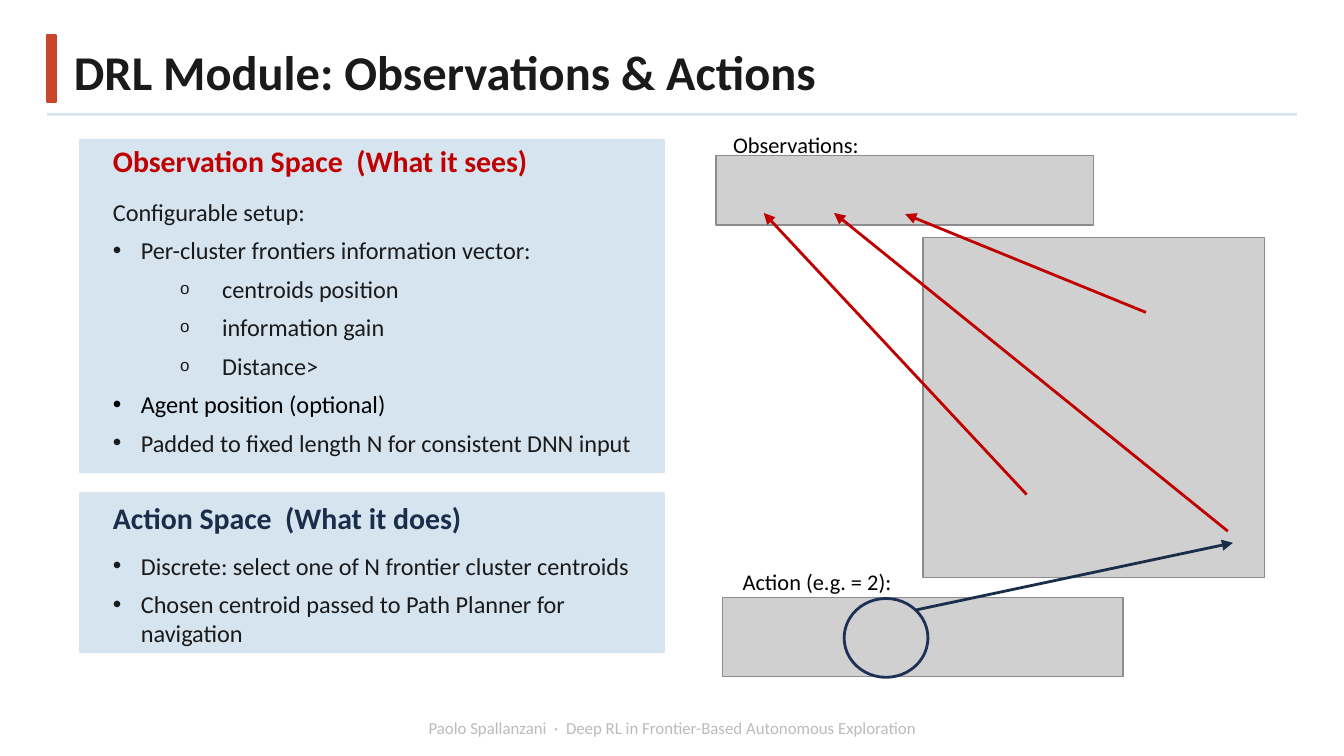
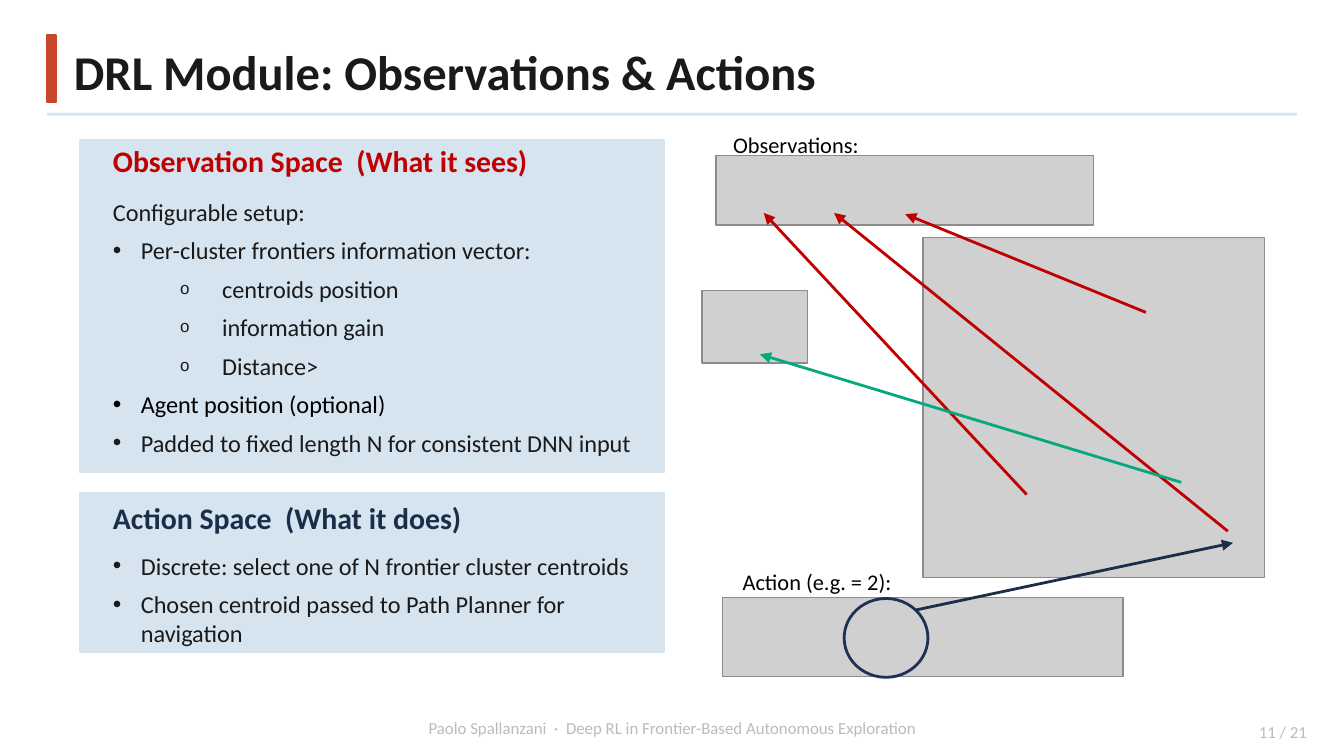
Before and after one commit to Paolo-Spall/presentazione_tesi_dae, a slide deck: slide 11 of paolo.spallanzani.pptx. Drawn at 1344x756 pixels with LibreOffice and Linux fonts; fonts in the diff are those of the drawing; grey boxes stand for pictures; background and template pictures are left out. Boxes give left, top, right and bottom in pixels: in the first picture for what was removed or moved away, otherwise in the second. Text is boxed around its words. In the diff, an @@ line names an element or a change of style, - is before the commit and + after.

```diff
--- a/paolo.spallanzani.pptx
+++ b/paolo.spallanzani.pptx
@@ picture added at box(702, 290, 808, 363) @@
@@ arrow added from (1181, 482) to (759, 355), #06A87E 1.5 pt @@
@@ page number added at box(1259, 727, 1307, 738), 9 pt, text #BBBBBB @@
+11 / 21
```
Also in this commit, not shown: 19 other slides changed, 1 other file.
